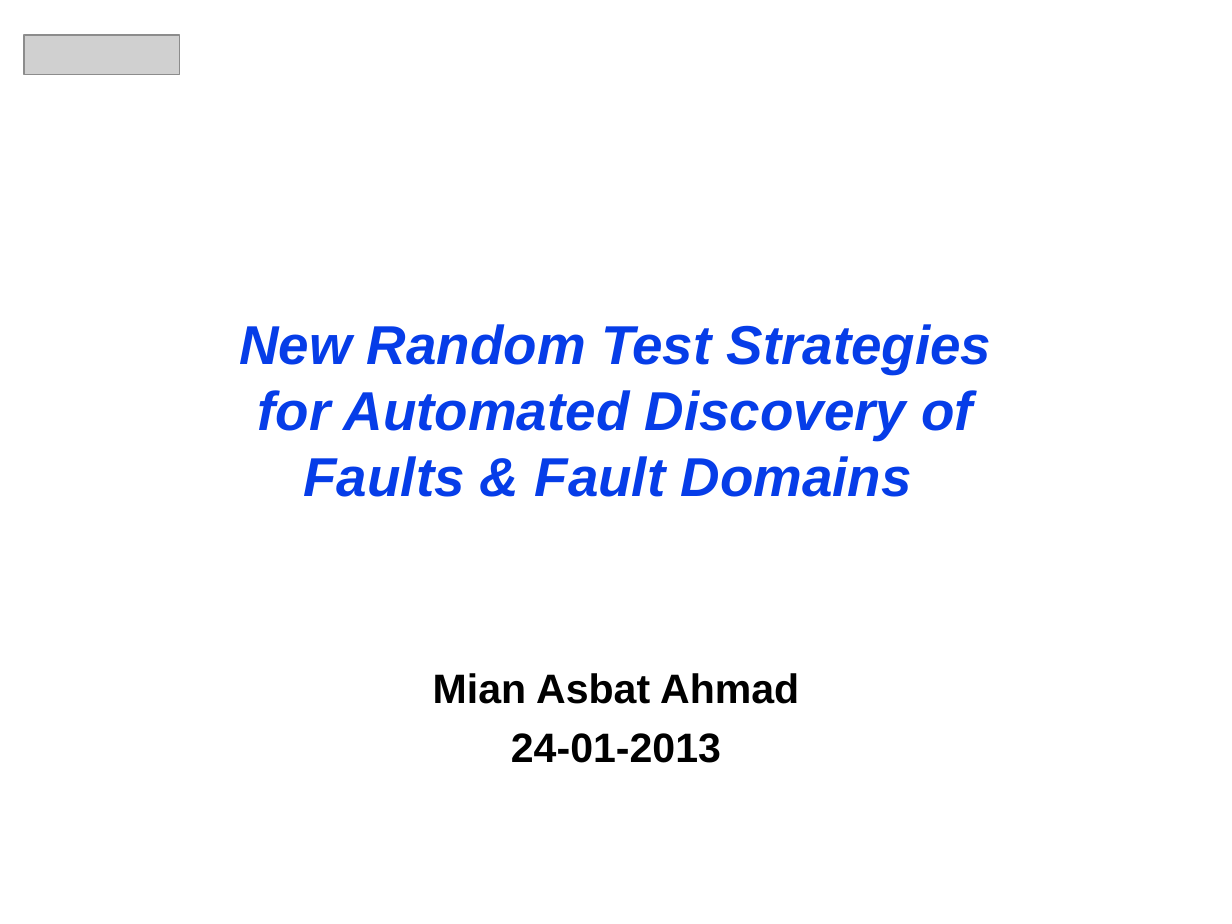
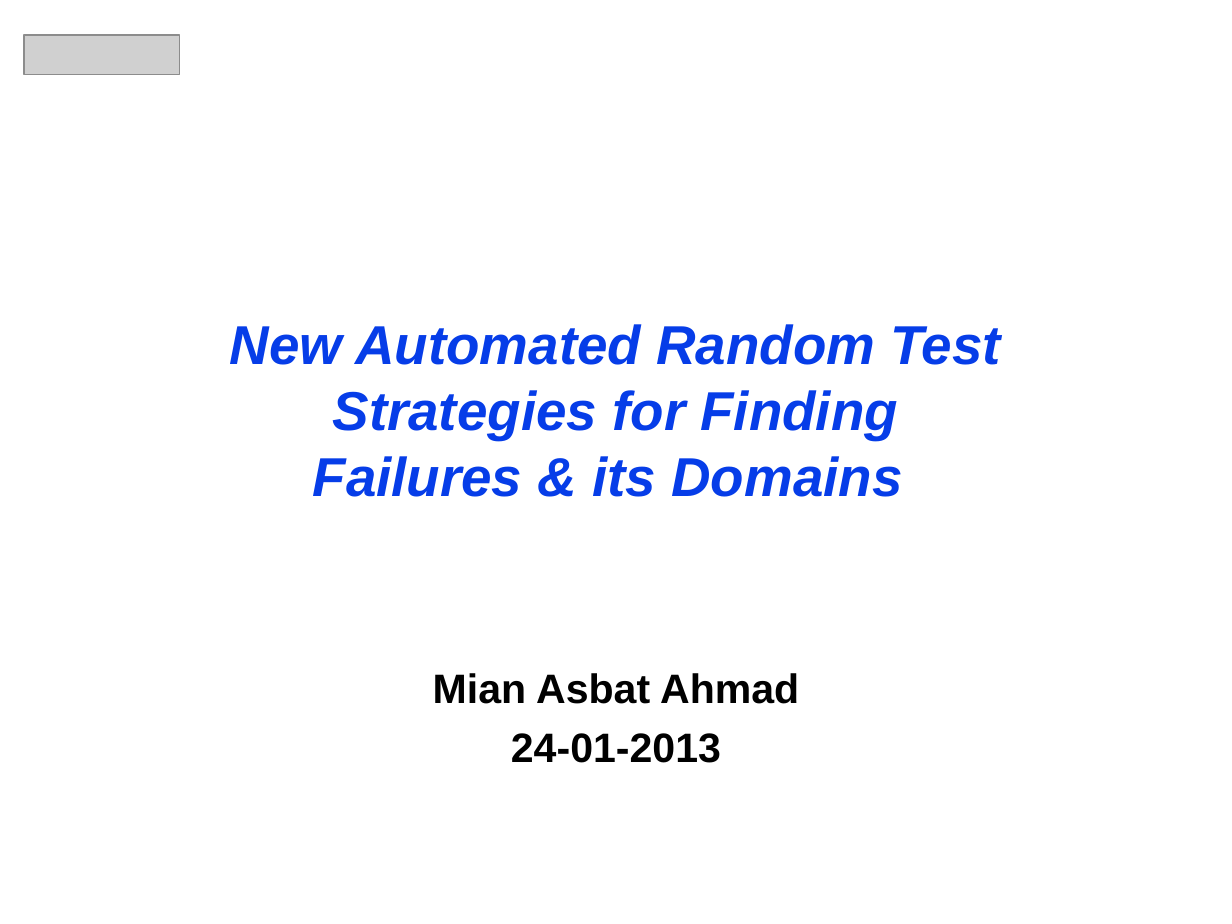
Before and after one commit to maochy/yeti-test, a slide deck: slide 1 of ThesisSeminar/ThesisSeminar.ppt. Drawn at 1232x924 pixels with LibreOffice and Linux fonts; fonts in the diff are those of the drawing; grey boxes stand for pictures. Boxes give left, top, right and bottom in pixels: in the first picture for what was removed or moved away, otherwise in the second. Text is boxed around its words. In the diff, an @@ line names an element or a change of style, - is before the commit and + after.

```diff
--- a/ThesisSeminar/ThesisSeminar.ppt
+++ b/ThesisSeminar/ThesisSeminar.ppt
@@ title at (229,324,1001,497): text changed @@
-New Random Test Strategies for Automated Discovery of Faults & Fault Domains
+New Automated Random Test Strategies for Finding Failures & its Domains
```
Also in this commit, not shown: 14 other slides changed, 1 slide added, 1 slide removed.
